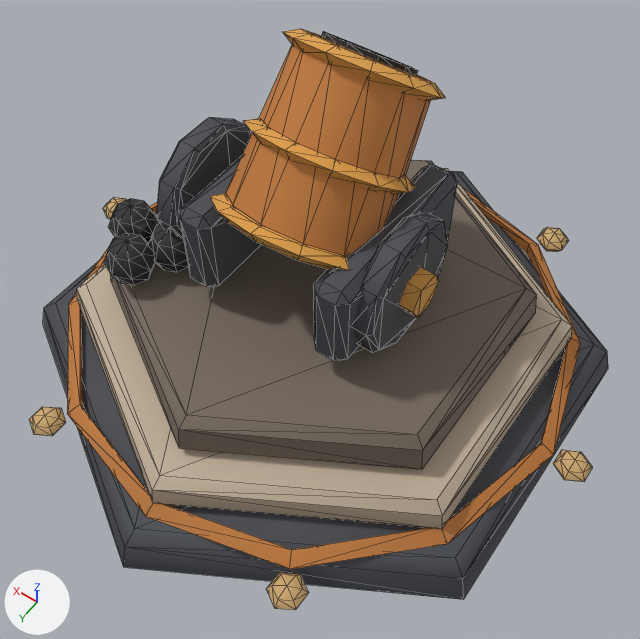
Before and after pictures for a commit that changed the glTF model assets/3d/tours/nains-3.glb.
Both versions are drawn from a 50 mm lens placed at (-0.459, 0.643, 1.089), pointed at (-0.052, 0.073, 0.193). Lighting does not change. The marker at lower left points along +X, +Y and +Z. The first picture is the older version. Mesh edges are drawn as thin lines. Where no turn or scale is listed for an object, it has been applied to the vertices. Vertices at exactly the same position are counted once.

The first picture shows 'Fut_peint', 'Tourelle_peint', 'nains_3_peint'.
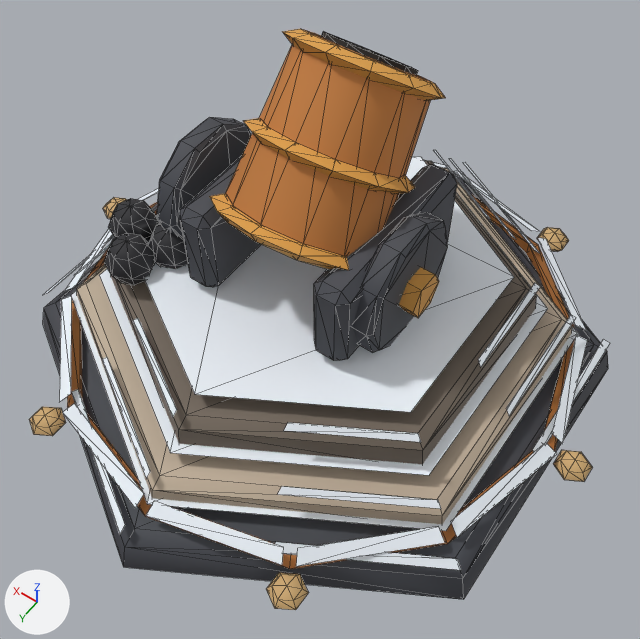
Pixel boxes (x1, y1, x2, y2) of what changed, in the pictures (640 x 639 px):
```json
{"object": "nains_3_peint", "change": "reshaped", "before": [29, 160, 608, 610], "after": [29, 150, 610, 610]}
{"part": 1, "of": "me_cuivre", "change": "added", "after": [43, 150, 610, 570]}
```

Edits to the scene script, one JSON object a line:
```json
{"block": "me_cuivre", "where": "# used by ob_nains_3_peint; location = (0.0, 0.0, 0.07)"}
{"op": "remove", "block": "me_cuivre", "code": "me_cuivre.from_pydata(...)  # 228 vertices, 420 faces; spans x -0.422..0.422, y -0.426..0.426, z -0.07..0.11"}
{"op": "add", "block": "me_cuivre", "code": "me_cuivre.from_pydata(...)  # 366 vertices, 492 faces; spans x -0.422..0.422, y -0.426..0.426, z -0.07..0.131"}
{"block": "me_cuivre", "change": "me_cuivre part 1"}
{"block": "me_cuivre", "change": "138 vertices are added at x -0.377..0.377, y -0.412..0.412, z 0.01..0.131"}
{"block": "me_cuivre", "change": "72 new faces join them"}
```
